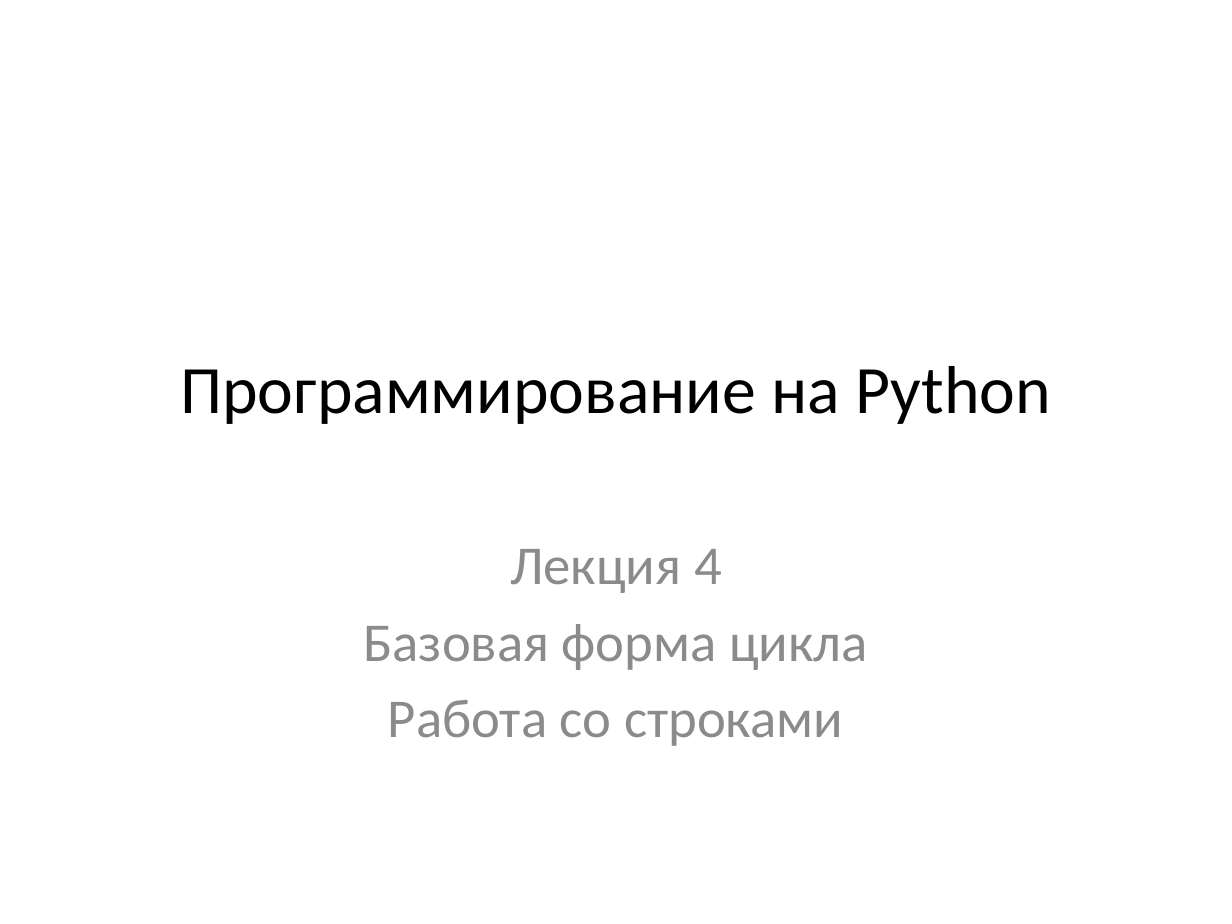
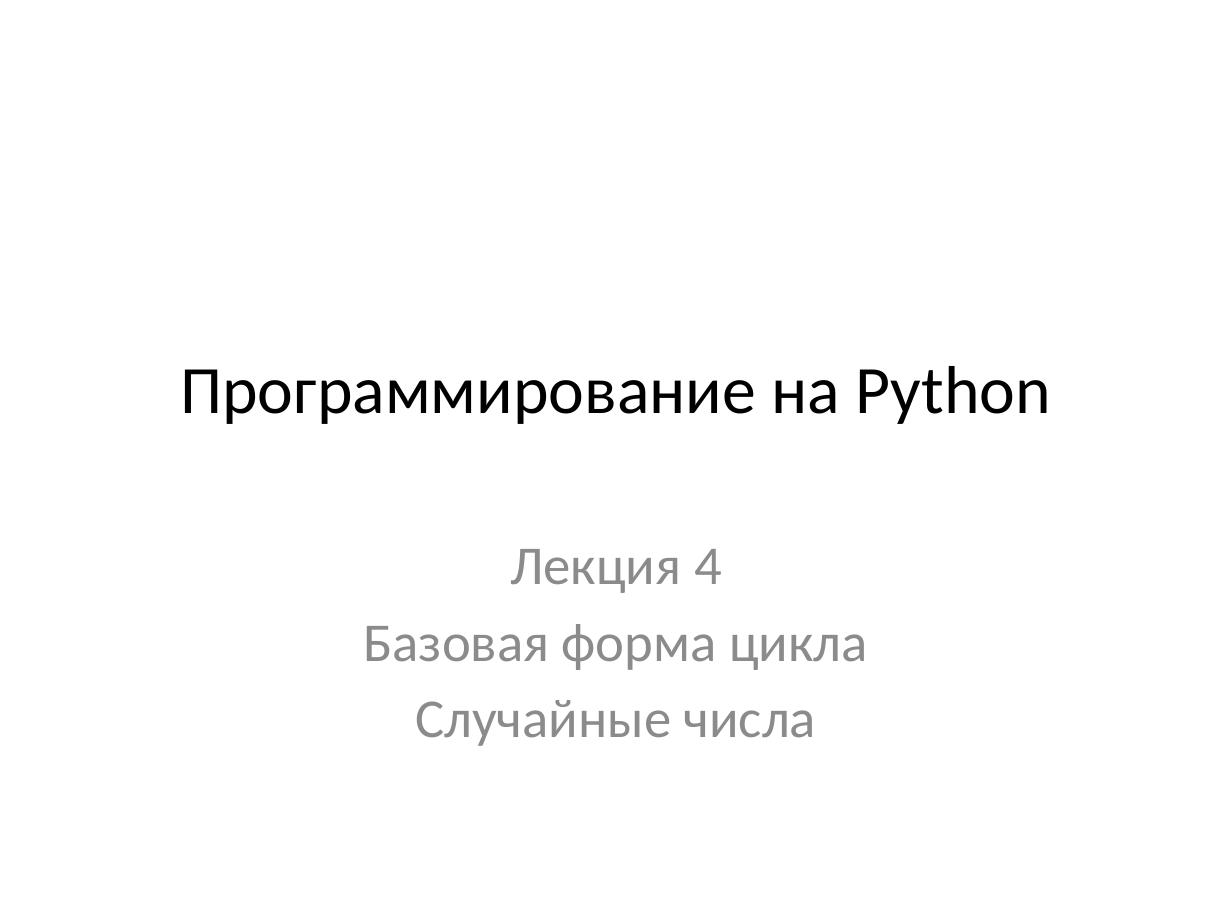
Before and after one commit to maxchv/LearnPython, a slide deck: slide 1 of week02/04.Loops.pptx. Drawn at 1232x924 pixels with LibreOffice and Linux fonts; fonts in the diff are those of the drawing. Boxes give left, top, right and bottom in pixels: in the first picture for what was removed or moved away, otherwise in the second. Text is boxed around its words. In the diff, an @@ line names an element or a change of style, - is before the commit and + after.

```diff
--- a/week02/04.Loops.pptx
+++ b/week02/04.Loops.pptx
@@ subtitle at bbox=[415, 700, 816, 746]: text changed @@
-Работа со строками
+Случайные числа
```
Also in this commit, not shown: 11 other slides changed, 8 slides added, 1 slide removed, 8 other files.
